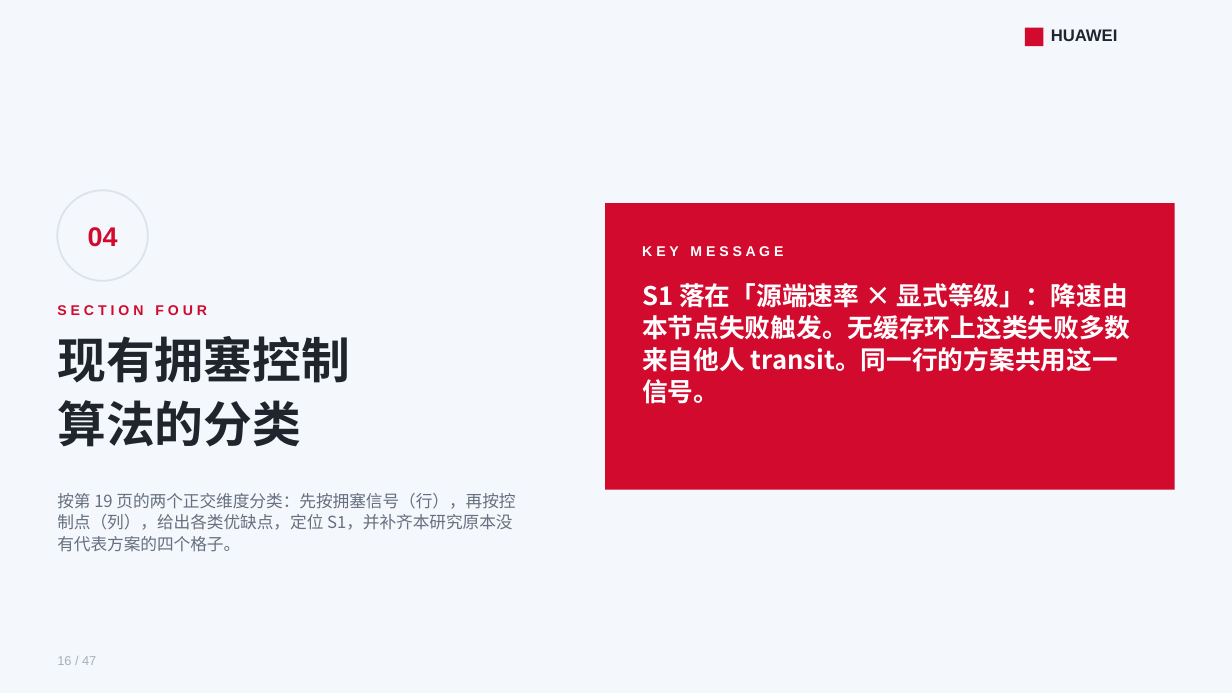
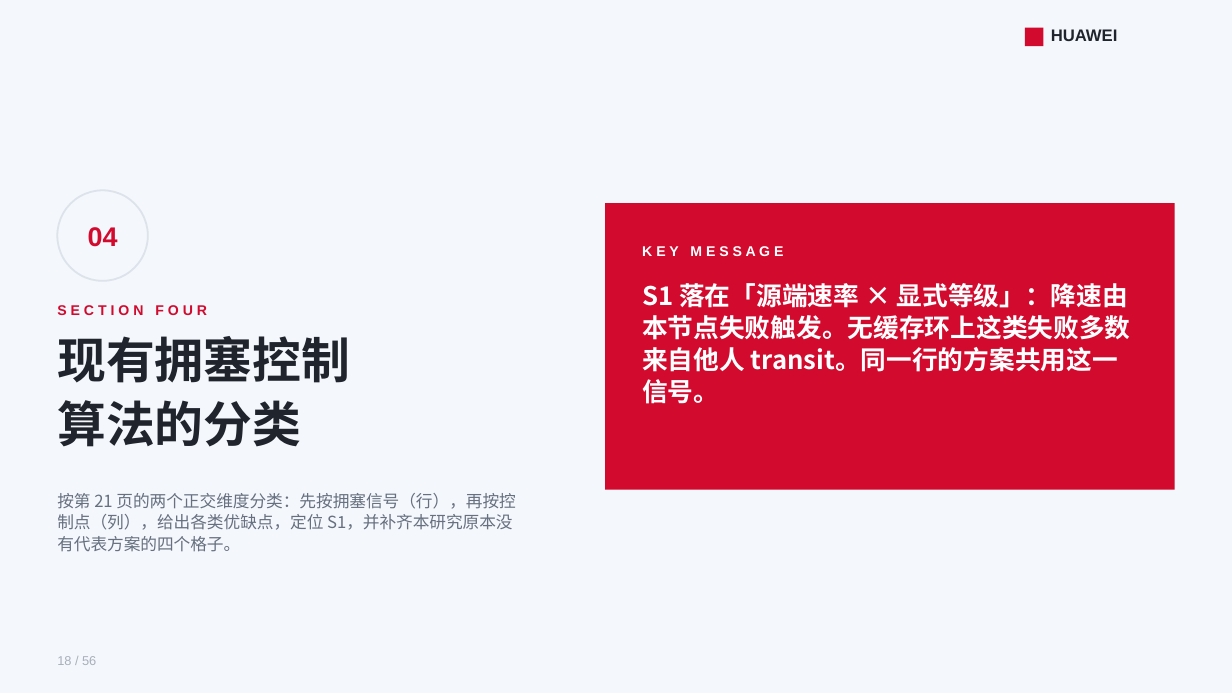
Before and after one commit to lukebest/booksim2, a slide deck: slide 18 of ppt/ring2-write-fairness.pptx (slide 16 before the commit). Drawn at 1232x693 pixels with LibreOffice and Linux fonts; fonts in the diff are those of the drawing. Boxes give left, top, right and bottom in pixels: in the first picture for what was removed or moved away, otherwise in the second. Text is boxed around its words. In the diff, an @@ line names an element or a change of style, - is before the commit and + after.

```diff
--- a/ppt/ring2-write-fairness.pptx
+++ b/ppt/ring2-write-fairness.pptx
@@ text at [57,493,515,552]: text changed @@
-按第 19 页的两个正交维度分类：先按拥塞信号（行），再按控制点（列），给出各类优缺点，定位 S1，并补齐本研究原本没有代表方案的四个格子。
+按第 21 页的两个正交维度分类：先按拥塞信号（行），再按控制点（列），给出各类优缺点，定位 S1，并补齐本研究原本没有代表方案的四个格子。
@@ text at [57,656,96,665]: text changed @@
-16 / 47
+18 / 56
```
Also in this commit, not shown: 45 other slides changed, 9 slides added, 15 other files.
